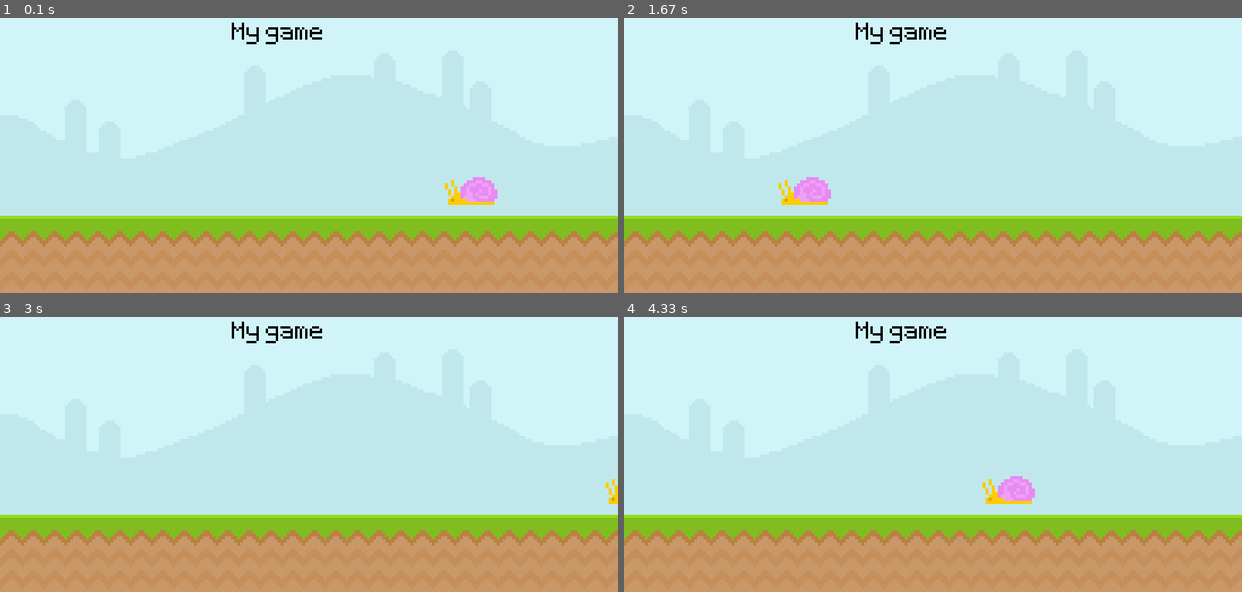
Above: before the commit, frames 1-4 (two rows, left to right).
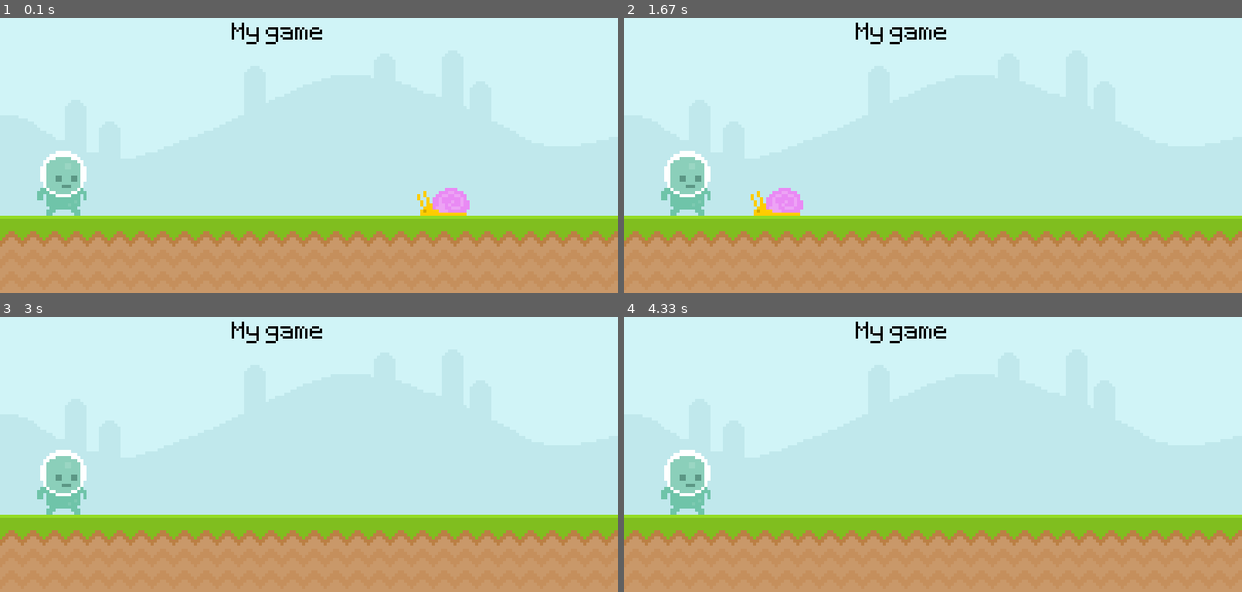
Above: after the commit, the same moments.

Repository: AustinCGause/pygame
Game: pygame game, started from main.py
Same seed, same stepped clock (60 frames per second), same inputs: the game is played once before the commit and once after it.
Inputs:
- Up to frame 1 (0.1 s): no input
- Up to frame 2 (1.67 s): no input
- Up to frame 3 (3 s): no input
- Up to frame 4 (4.33 s): no input

The runs differ from the first frame. In frame 1, 2.5% of the frame differs, in the area x 6-81%, y 48-72%; in frame 2, 2.5%; in frame 3, 1.5%; in frame 4, 2.0%.

Commit message:
added player, and comments for readability

Diff:
--- a/main.py
+++ b/main.py
@@ -1,35 +1,49 @@
+
+# MAIN ITEMS
 import pygame
 from sys import exit
-
 pygame.init()
 screen = pygame.display.set_mode((800,400))
 pygame.display.set_caption('Runner')
 clock = pygame.time.Clock()
 testFont = pygame.font.Font('font/Pixeltype.ttf', 50)
 
+# SKY GROUND & TEXT SURFACES
 skySurface = pygame.image.load('graphics/Sky.png').convert()
 groundSurface = pygame.image.load('graphics/ground.png').convert()
 textSurface = testFont.render('My game', False, 'Black')
 
+# SNAIL
 snailSurface = pygame.image.load('graphics/snail/snail1.png').convert_alpha()
 snailXPos = 600
+snailRectangle = snailSurface.get_rect(midbottom = (snailXPos,300))
 
+# PLAYER
+playerSurface = pygame.image.load('graphics/player/player_walk_1.png').convert_alpha()
+playerRectangle = playerSurface.get_rect(midbottom = (80,300))
+
+# MASTER WHILE LOOP
 while True:
 
+    # GAME CLOSER
     for event in pygame.event.get():
         if event.type == pygame.QUIT:
             pygame.quit()
             exit()
 
+    # SKY GROUND & TEXT RENDERER
     screen.blit(skySurface, (0,0))
     screen.blit(groundSurface, (0,300))
     screen.blit(textSurface, (300,50))
 
-    snailXPos -= 4
-
+    # SNAIL MOVEMENT
+    snailRectangle.left -= 4
     if snailXPos < -100: snailXPos = 800
 
-    screen.blit(snailSurface, (snailXPos,250))
+    # SNAIL & PLAYER RENDERER
+    screen.blit(snailSurface, snailRectangle)
+    screen.blit(playerSurface, playerRectangle)
 
+    # RUNTIME FUNCTIONS
     pygame.display.update()
     clock.tick(60)
